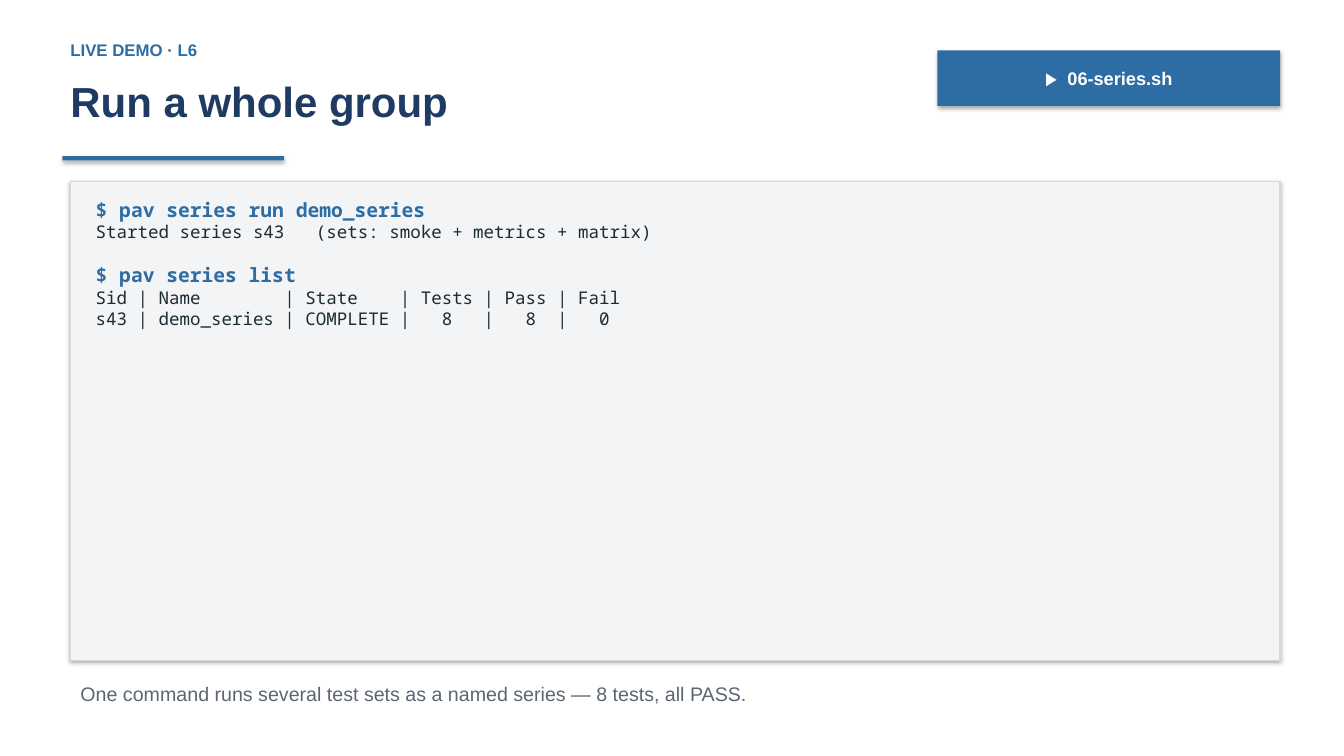
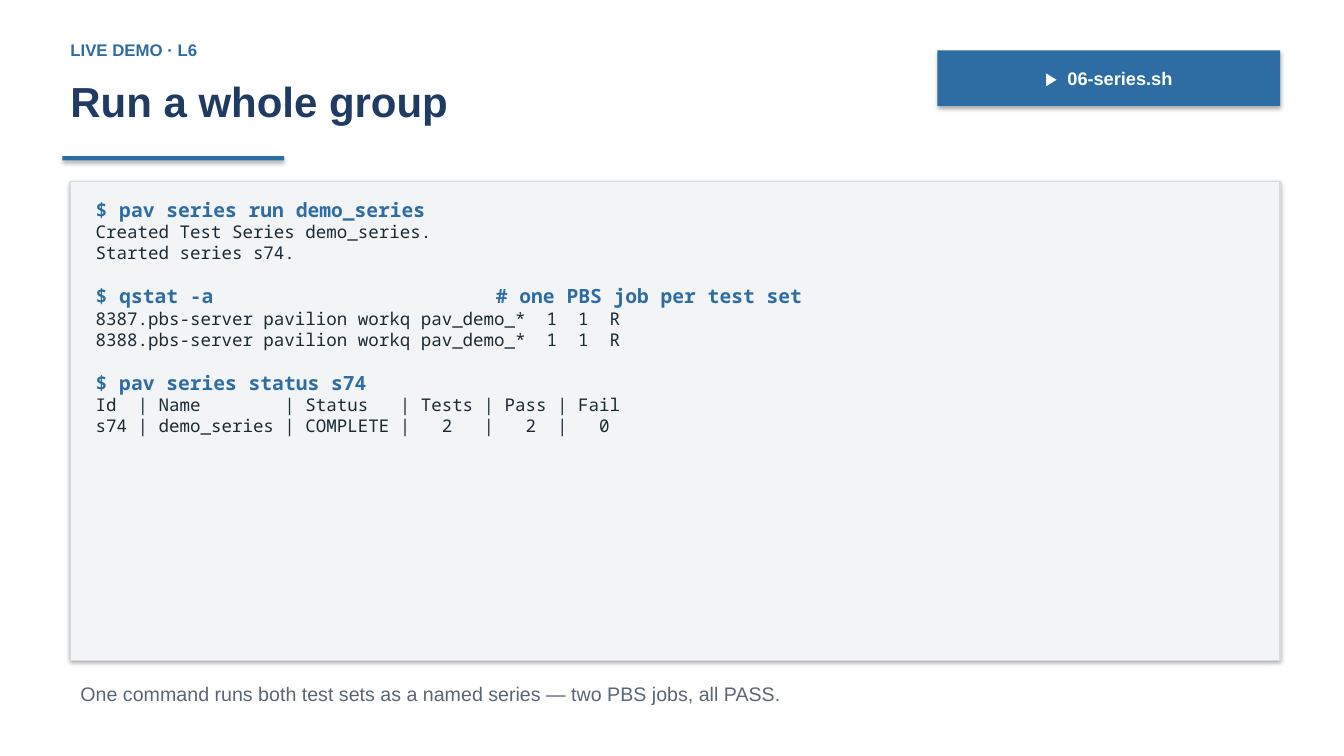
Before and after one commit to curtisecombsjr/pavilion-workshop, a slide deck: slide 33 of pavilion-workshop.pptx (slide 29 before the commit). Drawn at 1344x756 pixels with LibreOffice and Linux fonts; fonts in the diff are those of the drawing. Boxes give left, top, right and bottom in pixels: in the first picture for what was removed or moved away, otherwise in the second. Text is boxed around its words. In the diff, an @@ line names an element or a change of style, - is before the commit and + after.

```diff
--- a/pavilion-workshop.pptx
+++ b/pavilion-workshop.pptx
@@ text in rectangle at bbox=[96, 224, 802, 435]: text changed @@
-Started series s43 (sets: smoke + metrics + matrix)
-$ pav series list
-Sid | Name | State | Tests | Pass | Fail
-s43 | demo_series | COMPLETE | 8 | 8 | 0
+Created Test Series demo_series.
+Started series s74.
+$ qstat -a # one PBS job per test set
+8387.pbs-server pavilion workq pav_demo_* 1 1 R
+8388.pbs-server pavilion workq pav_demo_* 1 1 R
+$ pav series status s74
+Id | Name | Status | Tests | Pass | Fail
+s74 | demo_series | COMPLETE | 2 | 2 | 0
@@ text at bbox=[80, 687, 780, 705]: text changed @@
-One command runs several test sets as a named series — 8 tests, all PASS.
+One command runs both test sets as a named series — two PBS jobs, all PASS.
```
Also in this commit, not shown: 17 other slides changed, 7 slides added, 19 other files.
